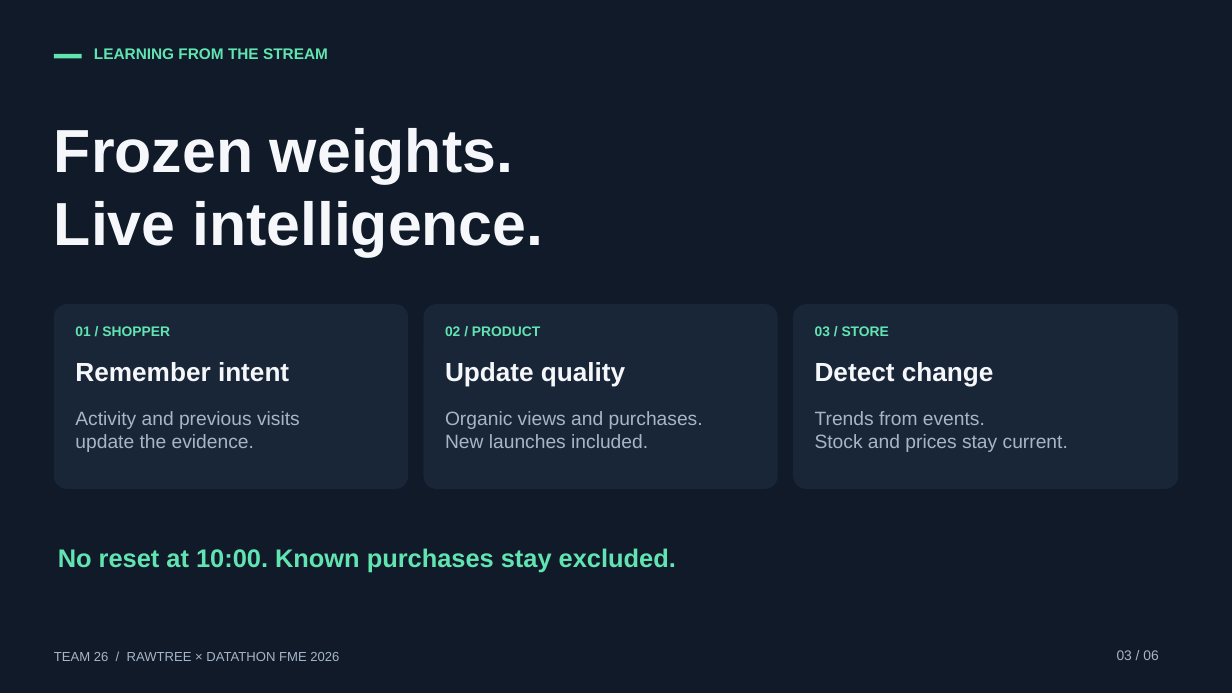
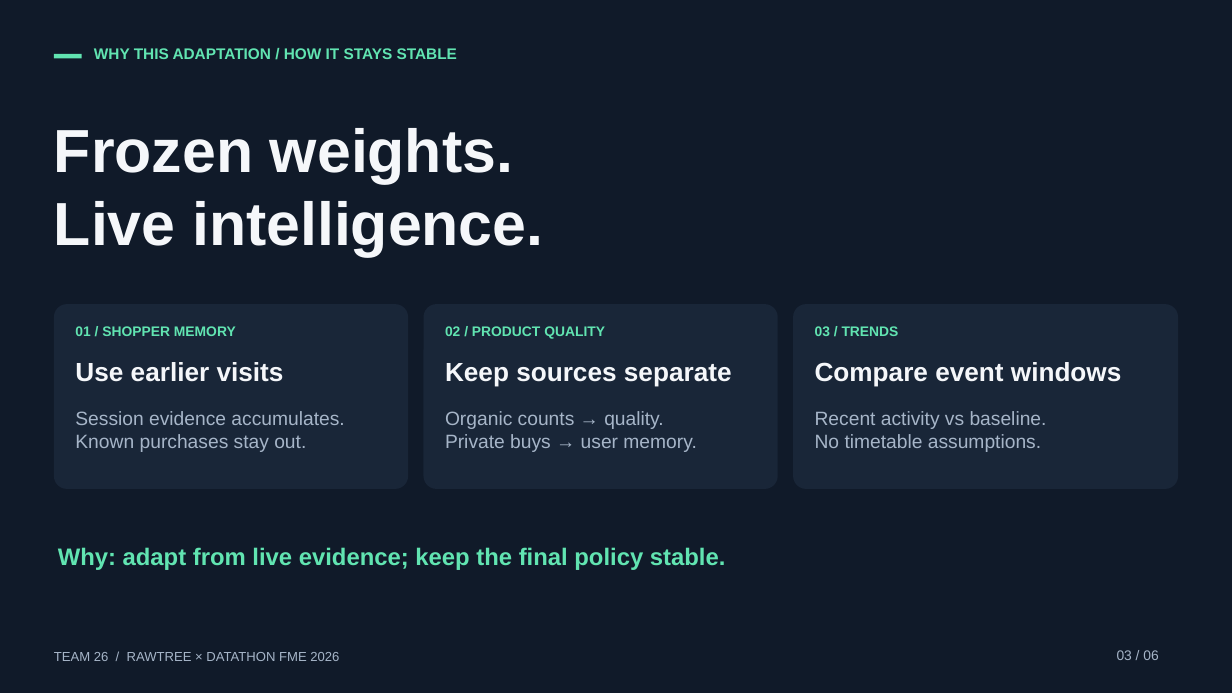
Before and after one commit to SalvaColl/datathon-fme, a slide deck: slide 3 of presentation/pitch_3min/Team26_3min.pptx. Drawn at 1232x693 pixels with LibreOffice and Linux fonts; fonts in the diff are those of the drawing. Boxes give left, top, right and bottom in pixels: in the first picture for what was removed or moved away, otherwise in the second. Text is boxed around its words. In the diff, an @@ line names an element or a change of style, - is before the commit and + after.

Commit message:
presentation: explain training decisions, agent workflow and evidence

```diff
--- a/presentation/pitch_3min/Team26_3min.pptx
+++ b/presentation/pitch_3min/Team26_3min.pptx
@@ text at (94,48,457,59): text changed @@
-LEARNING FROM THE STREAM
+WHY THIS ADAPTATION / HOW IT STAYS STABLE
@@ text at (75,326,236,336): text changed @@
-01 / SHOPPER
+01 / SHOPPER MEMORY
@@ text at (445,326,605,339): text changed @@
-02 / PRODUCT
+02 / PRODUCT QUALITY
@@ text at (815,326,899,336): text changed @@
-03 / STORE
+03 / TRENDS
@@ text at (75,362,284,382): text changed @@
-Remember intent
+Use earlier visits
@@ text at (445,363,732,387): text changed @@
-Update quality
+Keep sources separate
@@ text at (815,362,1121,387): text changed @@
-Detect change
+Compare event windows
@@ text at (75,411,344,452): text changed @@
-Activity and previous visits
-update the evidence.
+Session evidence accumulates.
+Known purchases stay out.
@@ text at (445,411,696,452): text changed @@
-Organic views and purchases.
-New launches included.
+Organic counts → quality.
+Private buys → user memory.
@@ text at (815,411,1047,452): text changed @@
-Trends from events.
-Stock and prices stay current.
+Recent activity vs baseline.
+No timetable assumptions.
@@ text at (58,547,726,570): text changed; size 19.8 to 18.6 pt @@
-No reset at 10:00. Known purchases stay excluded.
+Why: adapt from live evidence; keep the final policy stable.
```
Also in this commit, not shown: 3 other slides changed, 2 slides added, 2 slides removed, 19 other files.
